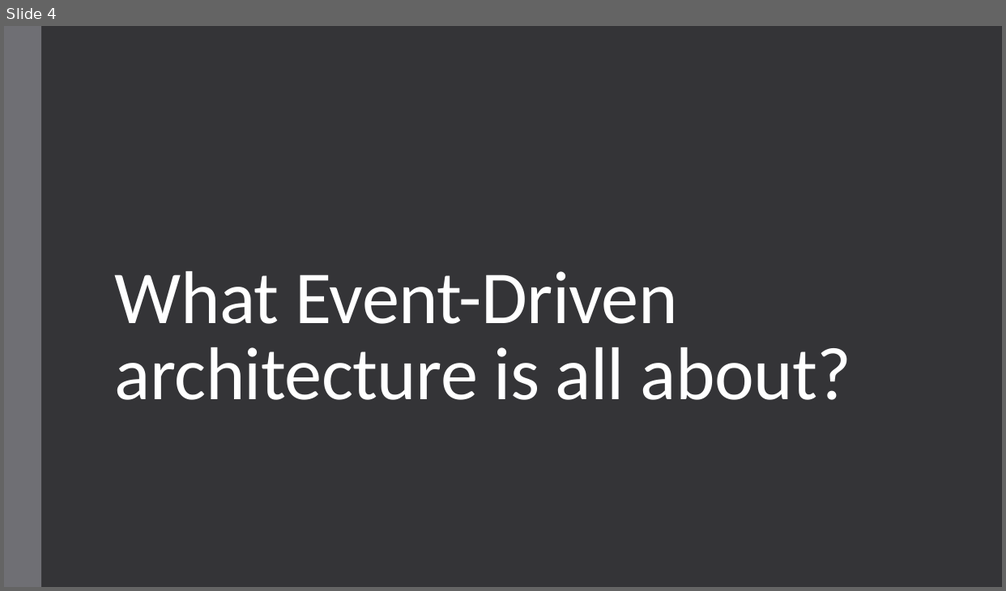
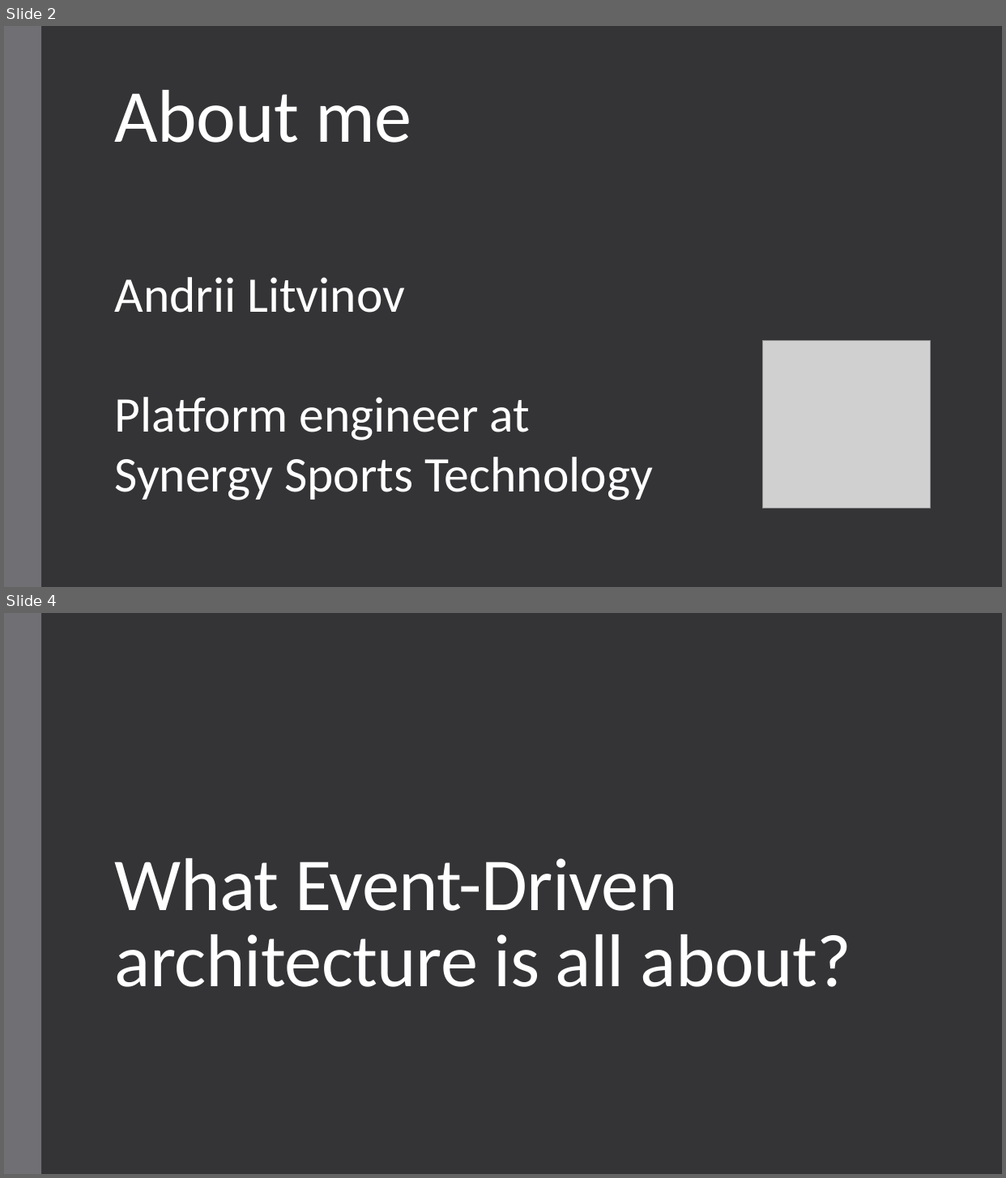
Before and after one commit to andrii-litvinov/event-driven-mongodb, a slide deck: t18-event-mongodb.pptx. Shown one above the other, each under a label of ours: slide 4 before the commit, slides 2 and 4 after it; the slides between them are not shown. The pictures are 1006x591 and 1006x1178 pixels, drawn with LibreOffice and Linux fonts; fonts in the diff are those of the drawing; grey boxes stand for pictures. Boxes give left, top, right and bottom in pixels: in the first picture for what was removed or moved away, otherwise in the second. Text is boxed around its words. In the diff, an @@ line names an element or a change of style, - is before the commit and + after.

```diff
--- a/t18-event-mongodb.pptx
+++ b/t18-event-mongodb.pptx
@@ slide 2 added at (x1=4, y1=26, x2=1002, y2=587), background #353537; not listed: 1 template element that a slide beside it also shows @@
@@ title added at (x1=115, y1=90, x2=411, y2=143), 72 pt, text #FFFFFF @@
+About me
@@ text added at (x1=115, y1=277, x2=653, y2=501), 48 pt, text #FFFFFF @@
+Andrii Litvinov
+Platform engineer at Synergy Sports Technology
@@ picture added at (x1=762, y1=341, x2=930, y2=509) @@
```
Also in this commit, not shown: 2 slides changed, 2 other slides added, 2 slides removed.
